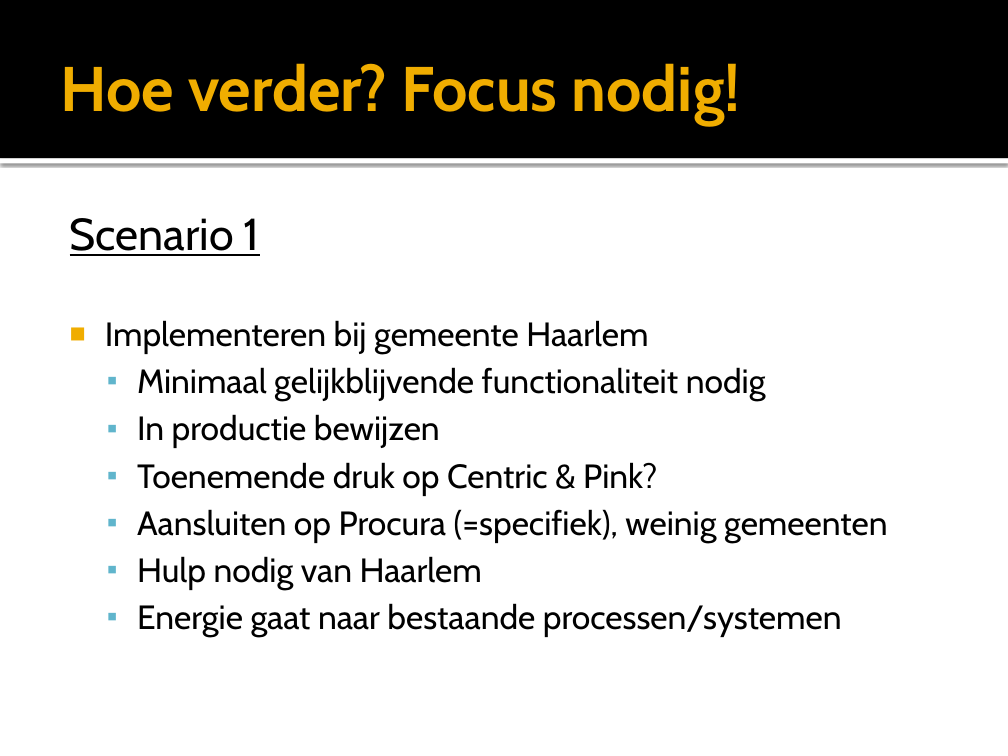
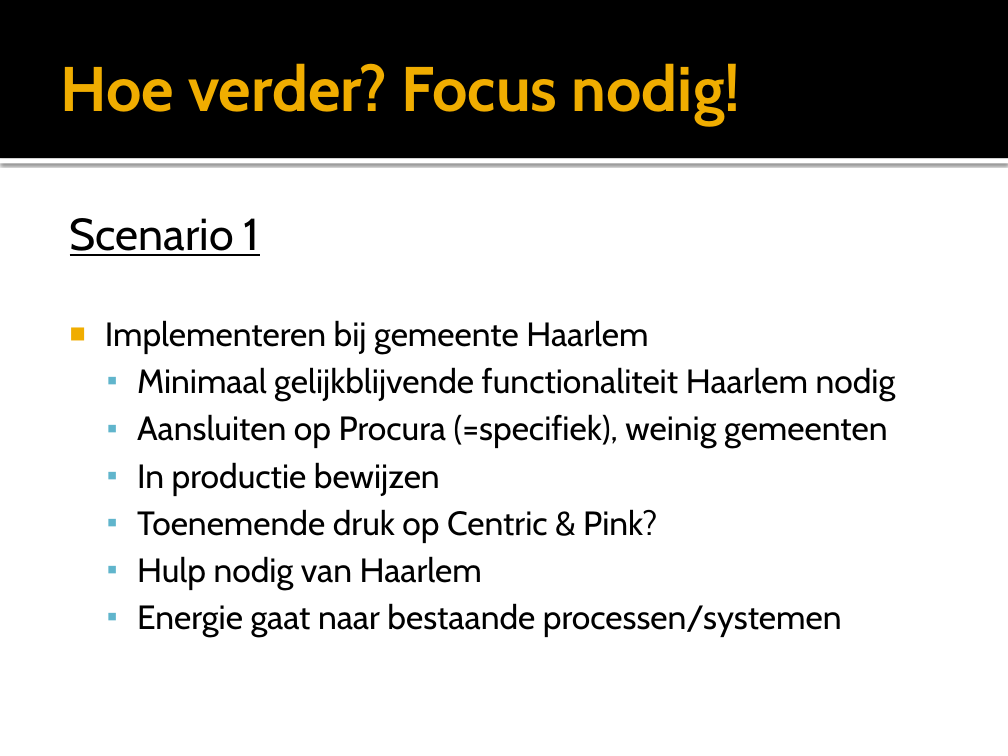
Before and after one commit to VNG-Realisatie/convenant-gemeenten, a slide deck: slide 12 of Documents/Presentaties/Sprint 4 - algemeen.pptx. Drawn at 1008x756 pixels with LibreOffice and Linux fonts; fonts in the diff are those of the drawing. Boxes give left, top, right and bottom in pixels: in the first picture for what was removed or moved away, otherwise in the second. Text is boxed around its words. In the diff, an @@ line names an element or a change of style, - is before the commit and + after.

```diff
--- a/Documents/Presentaties/Sprint 4 - algemeen.pptx
+++ b/Documents/Presentaties/Sprint 4 - algemeen.pptx
@@ text at [137, 367, 896, 449]: text changed @@
-  ▪ Minimaal gelijkblijvende functionaliteit nodig
+  ▪ Minimaal gelijkblijvende functionaliteit Haarlem nodig
+  ▪ Aansluiten op Procura (=specifiek), weinig gemeenten
@@ text at [137, 509, 887, 543]: paragraph removed @@
-  ▪ Aansluiten op Procura (=specifiek), weinig gemeenten
```
Also in this commit, not shown: 4 other slides changed.
